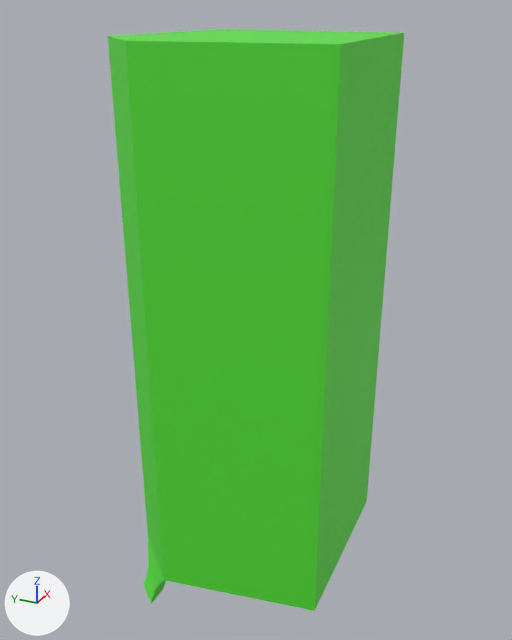
What one commit did to the Blender file blender models/Catacombs/Oil Dispenser.blend.
Before and after are seen from a 50 mm lens placed at (-1.302, -0.307, 2.858), pointed at (-0.178, 0.199, 2.295). Lighting does not change. The marker at lower left points along +X, +Y and +Z. The picture after the commit comes second.
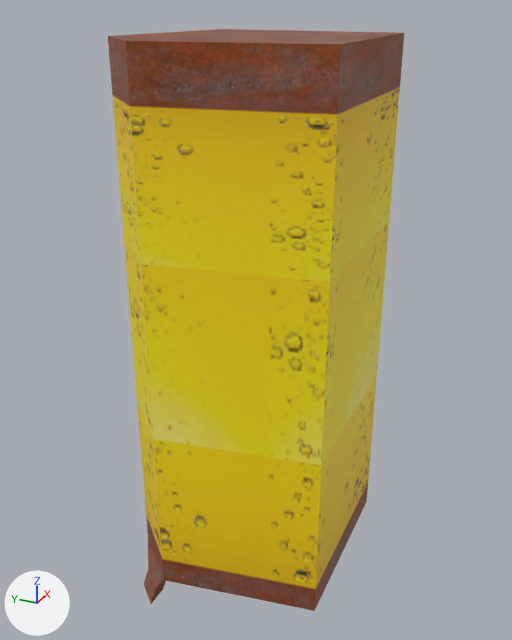
The change in detail:
Picture 'oil_container.png' (img_oil_container_png) is new.
In material 'oil dispenser' (mat_oil_dispenser), base_color is no longer (0.0956, 0.8, 0.0411), green #57e739.
In material 'oil dispenser' (mat_oil_dispenser), texture is now set to img_oil_container_png.
me_cube_001 has 36 vertices, 35 faces and spans x -1.67..1.0, y -1.0..1.67, z -1.2..1.0.
me_cube_001 is used by ob_cube_001; location (-0.15, 0.15, 2.3); scale (0.15, 0.15, 0.5).
me_cube_001 part 1: texture (UV) coordinates of 35 of 35 faces, centred in x -1.5..1.0, y -1.0..1.5, z -1.2..1.0, changed; they spanned u 0.12..0.88, v 0.0..1.0 and now span u -0.23..0.95, v 0.0..1.0.

Changed parts and their boxes (x1, y1, x2, y2) in the pictures (512 x 640 px):
'Cube.001', surface changed (green to yellow): (108, 29, 404, 611) in both
